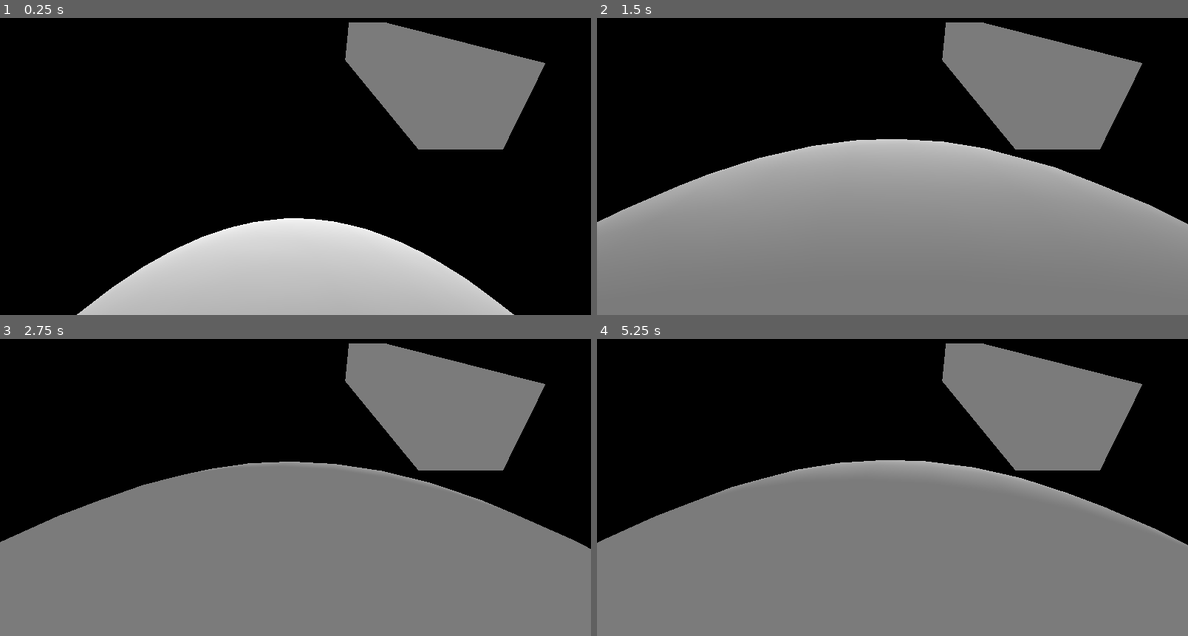
Above: before the commit, frames 1-4 (two rows, left to right).
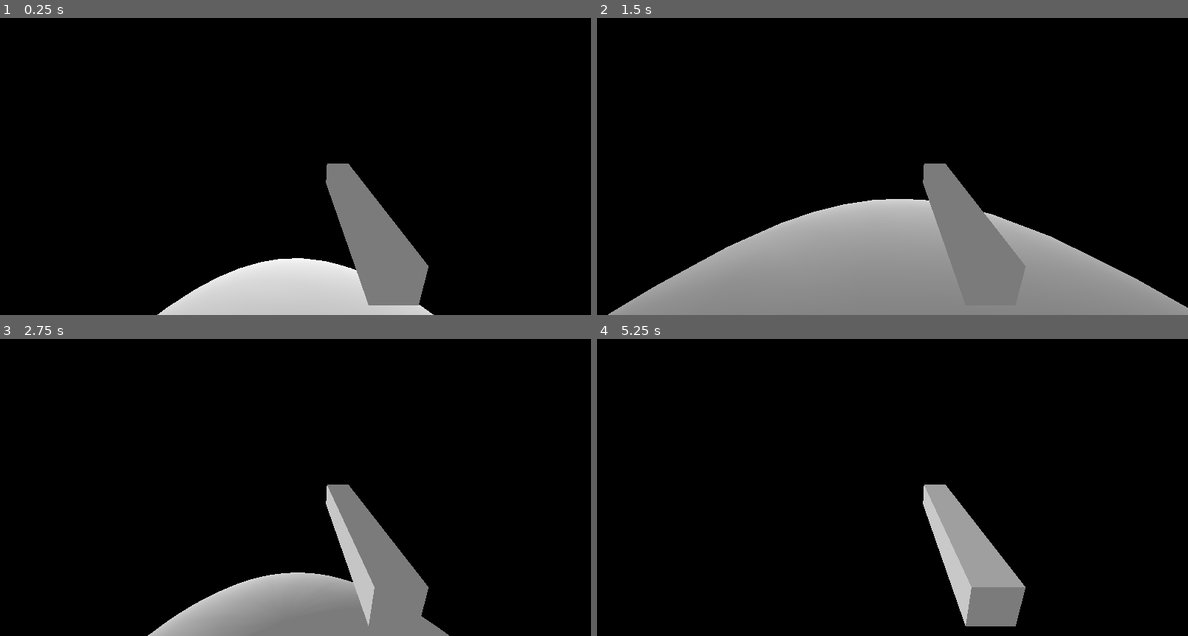
Above: after the commit, the same moments.

Repository: BliznyukNM/space-game
Game: Godot game, scene res://test/PlanetWalk.tscn
Two runs of this game, one before a commit and one after it. Both use one fixed random seed, a clock stepped at 60 frames per second and the inputs below. The project has no main scene, so this scene is started directly.
Inputs (mouse positions are in pixels of both pictures, inside the frame that each line leads up to):
- Up to frame 1 (0.25 s): no input
- Up to frame 2 (1.5 s): move the mouse to (1022, 124) at 0.52 s; hold D (character_right) 0.53-1.28 s; move the mouse to (774, 160) at 1.27 s; hold S (character_backward) from 1.28 s (still down)
- Up to frame 3 (2.75 s): move the mouse to (354, 386) at 2.02 s; release S (character_backward) at 2.03 s; hold D (character_right) from 2.03 s (still down)
- Up to frame 4 (5.25 s): move the mouse to (862, 532) at 2.77 s; release D (character_right) at 2.78 s; hold W (character_forward) 2.78-3.53 s; move the mouse to (1069, 514) at 3.52 s; hold A (character_left) 3.53-5.03 s; move the mouse to (715, 410) at 4.27 s; move the mouse to (922, 463) at 5.02 s; hold S (character_backward) from 5.03 s (still down)

The runs differ from the first frame. In frame 1, 24% of the frame differs, in the area x 13-93%, y 1-100%; in frame 2, 43%; in frame 3, 52%; in frame 4, 58%, in the area x 0-100%, y 1-100%.

Commit message:
refactor once again

Diff:
--- a/space-game-client/src/Character.gd
+++ b/space-game-client/src/Character.gd
@@ -4,40 +4,35 @@
 export var speed := 5.0
 
 
-var gravity: Vector3
-var strongest_gravity: Vector3
+var _gravity: Vector3
+var _gravity_up: Vector3
+var _planet: NBody
+var _velocity: Vector3
 
 
-func apply_gravity(gravity: Vector3, delta: float) -> void:
-	self.gravity += gravity * delta
-	strongest_gravity = gravity if gravity.length_squared() > strongest_gravity.length_squared() else strongest_gravity
-
-
-func proceed_gravity(_delta: float) -> void:
-	gravity = move_and_slide(gravity, -strongest_gravity, true)
-
-
-func move(direction: Vector3) -> void:
-	var q_rotation = Quat(rotation)
-	var rotated_movement = q_rotation * direction * speed
-	move_and_slide(rotated_movement, -strongest_gravity, true)
+func apply_gravity(gravity: Vector3, gravity_up: Vector3, planet: NBody) -> void:
+	_gravity = gravity
+	_gravity_up = gravity_up
+	_planet = planet
 
 
 func _physics_process(delta: float) -> void:
-	if strongest_gravity.length_squared() > 0.01:
-		_align_gravity()
+	_align_gravity()
 
 	var input: = _get_input()
-	move(input)
+	input = Quat(rotation) * input
 
-	strongest_gravity = Vector3.ZERO
+	_velocity += _gravity * delta
+	_velocity = move_and_slide(_velocity, _gravity_up, true)
+	translation += _planet.velocity * delta
+	translation += input * speed * delta
+
 
 
 func _align_gravity() -> void:
-	var gravity_up = -strongest_gravity.normalized()
-	var new_x: Vector3 = gravity_up.cross(transform.basis.z).normalized()
-	var new_z: Vector3 = gravity_up.cross(new_x).normalized()
-	transform.basis = Basis(new_x, gravity_up, -new_z)
+	var new_x: Vector3 = _gravity_up.cross(transform.basis.z).normalized()
+	var new_z: Vector3 = _gravity_up.cross(new_x).normalized()
+	transform.basis = Basis(new_x, _gravity_up, -new_z)
 
 
 func _get_input() -> Vector3:
--- a/space-game-client/src/Newton.gd
+++ b/space-game-client/src/Newton.gd
@@ -1,13 +1,36 @@
 class_name Newton
 
 
-const G := 0.05
+const G := 0.5
 
 
-static func apply_gravity(nbody_a, nbodies : Array, delta : float) -> void:
+static func _get_gravity_acceleration(body_a, body_b) -> Vector3:
+	var sqr_distance : float = (body_b.translation - body_a.translation).length_squared()
+	var force_direction : Vector3 = (body_b.translation - body_a.translation).normalized()
+	return force_direction * G * body_b.mass / sqr_distance
+
+
+static func apply_gravity_nbody(nbody_a, nbodies : Array) -> void:
+	var acceleration: = Vector3.ZERO
+
 	for nbody_b in nbodies:
 		if nbody_a == nbody_b: continue
-		var sqr_distance : float = (nbody_b.translation - nbody_a.translation).length_squared()
-		var force_direction : Vector3 = (nbody_b.translation - nbody_a.translation).normalized()
-		var acceleration : Vector3 = force_direction * G * nbody_b.mass / sqr_distance
-		nbody_a.apply_gravity(acceleration, delta)
+		acceleration += _get_gravity_acceleration(nbody_a, nbody_b)
+
+	nbody_a.apply_gravity(acceleration)
+
+
+static func apply_gravity_sbody(sbody, nbodies: Array) -> void:
+	var strongest_gravitation: = Vector3.ZERO
+	var target_nbody = null
+	var acceleration: = Vector3.ZERO
+
+	for nbody in nbodies:
+		var next_acceleration: = _get_gravity_acceleration(sbody, nbody)
+		acceleration += next_acceleration
+
+		if next_acceleration.length_squared() > strongest_gravitation.length_squared():
+			strongest_gravitation = next_acceleration
+			target_nbody = nbody
+
+	sbody.apply_gravity(acceleration, -strongest_gravitation.normalized(),  target_nbody)
--- a/space-game-client/src/NewtonBodies/NBody.gd
+++ b/space-game-client/src/NewtonBodies/NBody.gd
@@ -6,10 +6,13 @@
 export var velocity : Vector3
 export var debug_color := Color.white
 
+var _gravity: Vector3
 
-func apply_gravity(gravity: Vector3, delta: float) -> void:
-	velocity += gravity * delta
+
+func apply_gravity(gravity: Vector3) -> void:
+	_gravity = gravity
 
 
 func proceed_gravity(delta: float) -> void:
+	velocity += _gravity * delta
 	translation += velocity * delta
--- a/space-game-client/src/Simulation.gd
+++ b/space-game-client/src/Simulation.gd
@@ -12,13 +12,10 @@
 
 func _physics_process(delta: float) -> void:
 	for nbody in nbodies:
-		Newton.apply_gravity(nbody, nbodies, delta)
+		Newton.apply_gravity_nbody(nbody, nbodies)
 
 	for sbody in sbodies:
-		Newton.apply_gravity(sbody, nbodies, delta)
+		Newton.apply_gravity_sbody(sbody, nbodies)
 
 	for nbody in nbodies:
 		nbody.proceed_gravity(delta)
-
-	for sbody in sbodies:
-		sbody.proceed_gravity(delta)
--- a/space-game-client/test/PlanetWalk.tscn
+++ b/space-game-client/test/PlanetWalk.tscn
@@ -11,10 +11,12 @@
 transform = Transform( 1, 0, 0, 0, 1, 0, 0, 0, 1, -9.85038, 8.92824, 0 )
 
 [node name="Camera" type="Camera" parent="Walker"]
-transform = Transform( -1, 1.62921e-07, -2.82187e-07, 0, 0.866025, 0.5, 3.25841e-07, 0.5, -0.866025, 0, 1.5, 0 )
+transform = Transform( -1, -8.43339e-08, 3.14738e-07, 0, 0.965925, 0.258819, -3.25841e-07, 0.258819, -0.965925, 0, 2, 0 )
+fov = 90.0
 
 [node name="Planet" parent="." instance=ExtResource( 1 )]
 transform = Transform( 10, 0, 0, 0, 10, 0, 0, 0, 10, 0, 0, 0 )
-mass = 10000.0
+mass = 1000.0
+velocity = Vector3( 10, 10, 0 )
 
 [node name="DirectionalLight" type="DirectionalLight" parent="."]
